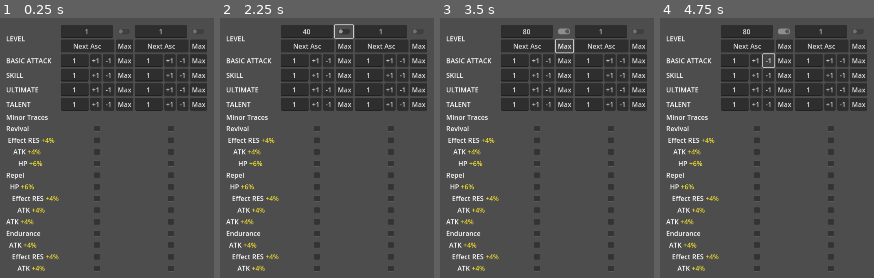
Above: before the commit, frames 1-4 (left to right).
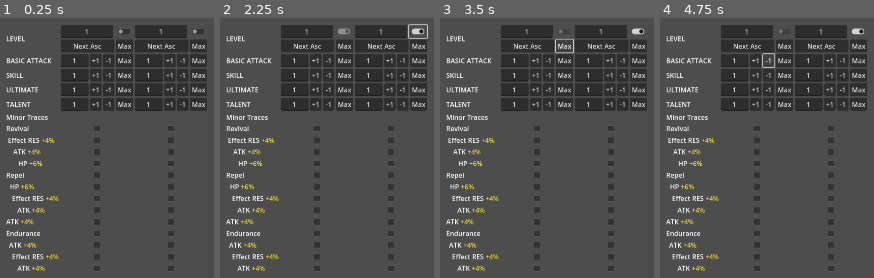
Above: after the commit, the same moments.

Repository: Rydahhhhhh/HoyoPlanner
Game: Godot game, scene res://Scenes/Character Planner Menu/SrCharacterPlan.tscn
The game is run twice, just before and just after one commit, with the same random seed, the same clock (stepped at 60 frames per second) and the same inputs. This scene is started directly instead of the project's main scene.
Inputs (mouse positions are in pixels of both pictures, inside the frame that each line leads up to; where the layout moved, square brackets give the same spot in the first picture):
- Up to frame 1 (0.25 s): no input
- Up to frame 2 (2.25 s): click "Next Asc" at 0.5 s; click "Next Asc" at 1.25 s; click (419, 31) [344, 31] at 2 s
- Up to frame 3 (3.5 s): click "Max" at 2.75 s
- Up to frame 4 (4.75 s): click "+1" at 3.5 s; click "-1" at 4.25 s

The runs differ from the first frame. In frame 1, less than 0.1% of the frame differs, in the area x 55-93%, y 4-6%; in frame 2, 0.5%, in the area x 38-98%, y 2-9%; in frame 3, 0.3%; in frame 4, 0.3%.
Error after the commit: Parse Error: Could not find type "IsAscended" in the current scope. (res://Scenes/Character)

Commit message:
Made class names and re-typed variables

Diff:
--- a/Scenes/Character Planner Menu/check_box_input.gd
+++ b/Scenes/Character Planner Menu/check_box_input.gd
@@ -1,5 +1,5 @@
 @tool
-extends CenterContainer
+extends InputCell
 
 signal toggled(toggled_on: bool)
 
--- a/Scenes/Character Planner Menu/expanded_int_input.gd
+++ b/Scenes/Character Planner Menu/expanded_int_input.gd
@@ -1,5 +1,5 @@
 @tool
-extends "res://Scenes/Character Planner Menu/int_input_cell.gd"
+extends IntInputCell
 
 
 @export var Ascended: bool = false: set = _set_ascended, get = _get_ascended
--- a/Scenes/Character Planner Menu/input_cell.gd
+++ b/Scenes/Character Planner Menu/input_cell.gd
@@ -1,5 +1,5 @@
 @tool
-extends InputCellBase
+class_name InputCell extends Container
 
 signal preset_changed(to: String)
 const input_lv_properties = ["lv", "min_lv", "max_lv", "lv_changed", "min_lv_changed", "max_lv_changed", "set_lv", "set_min_lv", "set_max_lv"]
--- a/Scenes/Character Planner Menu/int_input.gd
+++ b/Scenes/Character Planner Menu/int_input.gd
@@ -1,5 +1,5 @@
 @tool
-extends LineEdit
+class_name IntInputEdit extends LineEdit
 
 signal val_changed(to: int)
 signal min_val_changed(to: int)
--- a/Scenes/Character Planner Menu/int_input_btn.gd
+++ b/Scenes/Character Planner Menu/int_input_btn.gd
@@ -1,5 +1,5 @@
 @tool
-extends Button
+class_name IntInputBtn extends Button
 
 signal cycled(to: int)
 
--- a/Scenes/Character Planner Menu/int_input_cell.gd
+++ b/Scenes/Character Planner Menu/int_input_cell.gd
@@ -1,17 +1,12 @@
 @tool
-extends Container
+class_name IntInputCell extends InputCell
 
 signal val_changed(to: int)
 
-# Used for typing only
-const IntInput = preload("res://Scenes/Character Planner Menu/int_input.gd")
-const IntInputBtn = preload("res://Scenes/Character Planner Menu/int_input_btn.gd")
-const IsAscended = preload("res://Scenes/Character Planner Menu/is_ascended.gd")
-
-@onready var int_input: IntInput = %IntInput
 @export var val: int: set = _set_val, get = _get_val
 @export var min: int = 1: set = _set_min, get = _get_min
 @export var max: int = 1: set = _set_max, get = _get_max
+@onready var int_input: IntInputEdit = %IntInput
 
 func _ready() -> void:
 	assert(int_input != null)
--- a/Scenes/Character Planner Menu/simple_int_input.gd
+++ b/Scenes/Character Planner Menu/simple_int_input.gd
@@ -1,9 +1,9 @@
 @tool
-extends "res://Scenes/Character Planner Menu/int_input_cell.gd"
+extends IntInputCell
 
 @onready var int_input_add: IntInputBtn = $IntInputAdd
 @onready var int_input_sub: IntInputBtn = $IntInputSub
-@onready var int_input_max: Button = $IntInputMax
+@onready var int_input_max: IntInputBtn = $IntInputMax
 
 @export var add_by: int = 1: set = _set_add_by, get = _get_add_by
 @export var sub_by: int = 1: set = _set_sub_by, get = _get_sub_by
